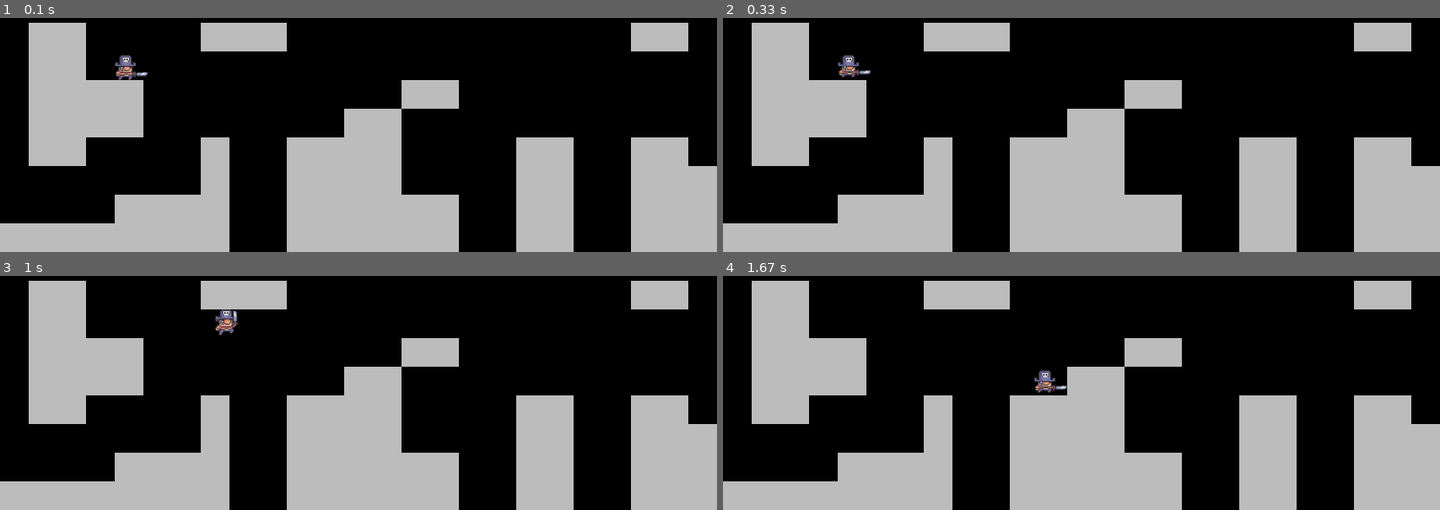
Above: before the commit, frames 1-4 (two rows, left to right).
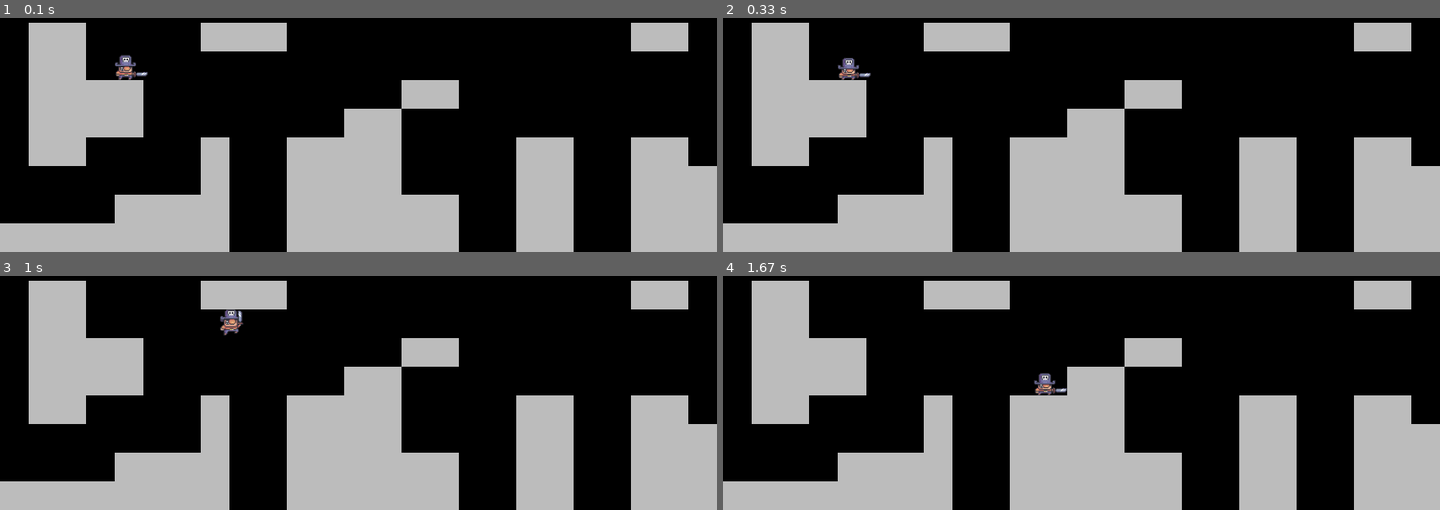
Above: after the commit, the same moments.

Repository: harryodubhghaill/pygame-platformer
Game: pygame game, started from main.py
The game is run twice, just before and just after one commit, with the same random seed, the same clock (stepped at 60 frames per second) and the same inputs.
Inputs:
- Up to frame 1 (0.1 s): no input
- Up to frame 2 (0.33 s): no input
- Up to frame 3 (1 s): hold D 0.33-0.8 s; hold W from 0.83 s (still down)
- Up to frame 4 (1.67 s): release W at 1.13 s; hold D 1.17-1.63 s

Frame 1 is identical in both runs. In frame 2, 0.3% of the frame differs, in the area x 16-21%, y 15-27%; in frame 3, 0.3%, in the area x 30-34%, y 14-26%; in frame 4, 0.3%.

Commit message:
fix rect size for correct animation positioning

Diff:
--- a/level.py
+++ b/level.py
@@ -63,9 +63,16 @@
                 if player.direction.y > 0:
                     player.rect.bottom = sprite.rect.top
                     player.direction.y = 0
+                    player.on_ground = True
                 elif player.direction.y < 0:
                     player.rect.top = sprite.rect.bottom
                     player.direction.y = 0
+                    player.on_ceiling = True
+
+        if player.on_ground and player.direction.y < 0 or player.direction.y > 1:
+            player.on_ground = False
+        if player.on_ceiling and player.direction.y > 0:
+            player.on_ceiling = False
 
     def run(self):
 
--- a/player.py
+++ b/player.py
@@ -18,6 +18,10 @@
         # player status
         self.status = 'idle'
         self.facing_right = True
+        self.on_ground = False
+        self.on_ceiling = False
+        self.on_left = False
+        self.on_right = False
 
     def import_character_assets(self):
         character_path = './graphics/character/'
@@ -41,6 +45,14 @@
         else:
             flipped_image = pygame.transform.flip(image, True, False)
             self.image = flipped_image
+
+        # set the rect
+        if self.on_ground:
+            self.rect = self.image.get_rect(midbottom = self.rect.midbottom)
+        elif self.on_ceiling:
+            self.rect = self.image.get_rect(midtop = self.rect.midtop)
+        else:
+            self.rect = self.image.get_rect(center = self.rect.center)
 
     def get_input(self):
         keys = pygame.key.get_pressed()
